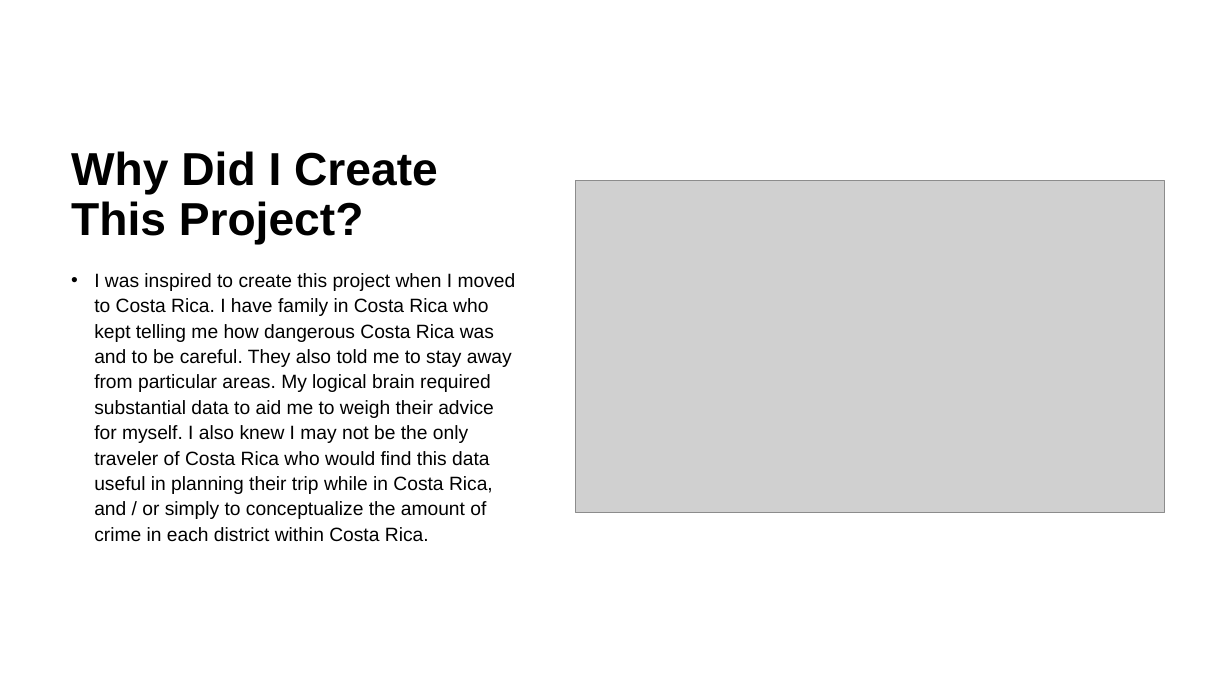
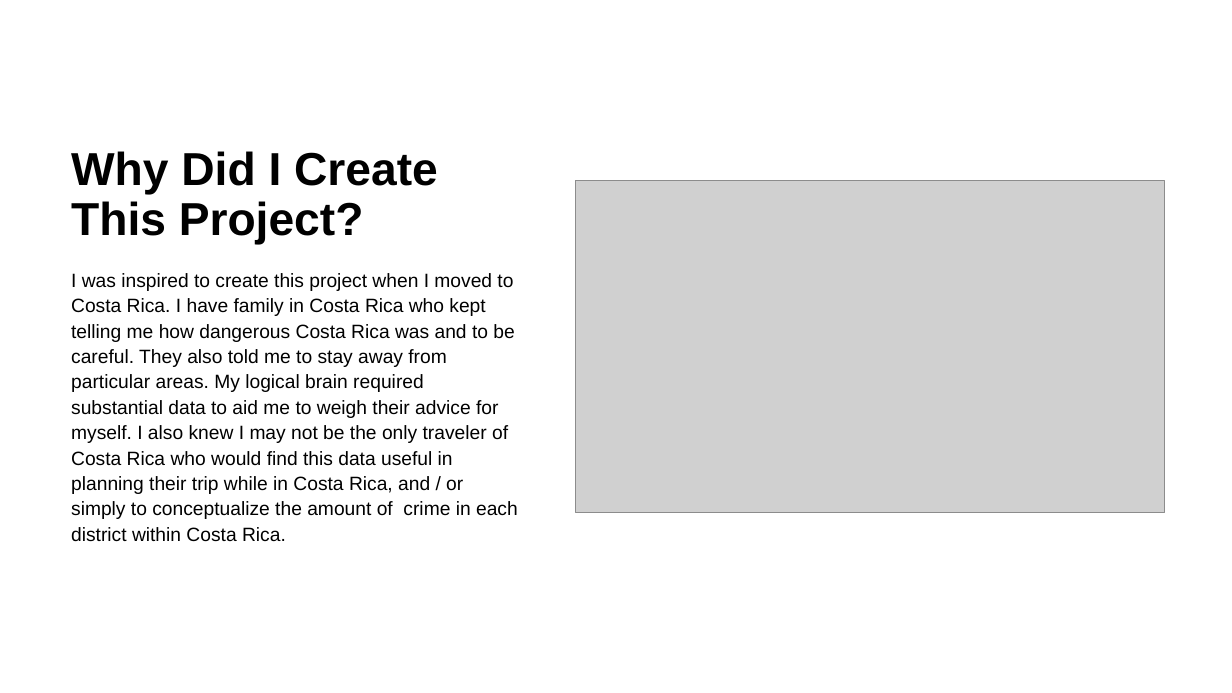
Before and after one commit to jennymorganryan/Crime-in-Costa-Rica, a slide deck: slide 3 of Costa RIca Crime Data Visualization Web Application.pptx. Drawn at 1232x693 pixels with LibreOffice and Linux fonts; fonts in the diff are those of the drawing; grey boxes stand for pictures. Boxes give left, top, right and bottom in pixels: in the first picture for what was removed or moved away, otherwise in the second. Text is boxed around its words. In the diff, an @@ line names an element or a change of style, - is before the commit and + after.

Commit message:
Updated Powerpoint

```diff
--- a/Costa RIca Crime Data Visualization Web Application.pptx
+++ b/Costa RIca Crime Data Visualization Web Application.pptx
@@ text "I was inspired to create ..." at [71, 273, 518, 542]: bullet • to none @@
```
Also in this commit, not shown: 1 other file.
